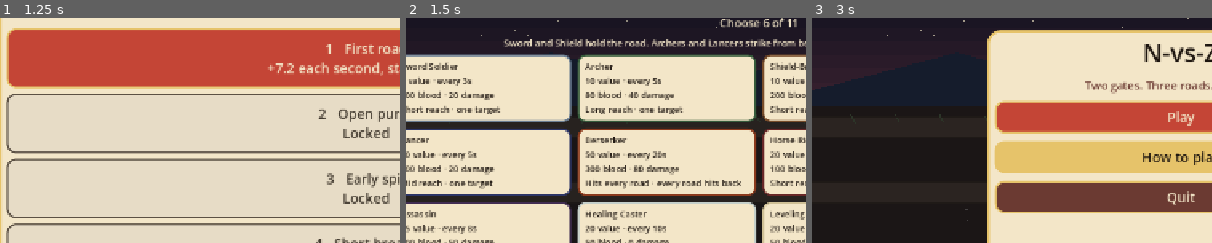
Above: before the commit, frames 1-3 (left to right).
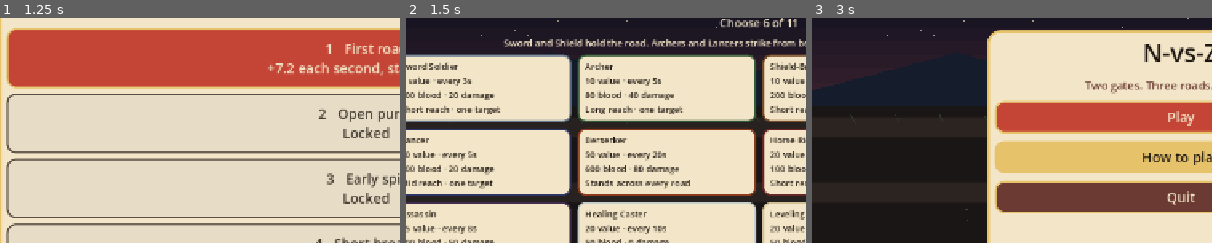
Above: after the commit, the same moments.

Repository: thomakhy025-code/n-vs-z
Game: Godot game, scene res://scenes/main.tscn
The game is run twice, just before and just after one commit, with the same random seed, the same clock (stepped at 60 frames per second) and the same inputs.
Inputs:
- Up to frame 1 (1.25 s): click "Play" at 0.5 s
- Up to frame 2 (1.5 s): click "1 First road +7.2 each second…" at 1.25 s
- Up to frame 3 (3 s): click "Back" at 2 s; click "Back" at 2.75 s
The pictures show only the part of the screen within x 4-54%, y 10-60%; the shares and areas given below are measured in that part.

Frame 1 is identical in both runs. In frame 2, 0.7% of the frame differs, in the area x 44-84%, y 65-76%; in frame 3, nothing differs.

Commit message:
Make the berserker stand across all three roads and double its blood.
Co-authored-by: Cursor <cursoragent@cursor.com>

Diff:
--- a/scripts/battle.gd
+++ b/scripts/battle.gd
@@ -499,6 +499,8 @@
 		road = lane_tick % maxi(lane_ys.size(), 1)
 		lane_tick += 1
 	road = clampi(road, 0, maxi(lane_ys.size() - 1, 0))
+	if str(entry.get("id", "")) == "berserker":
+		road = lane_ys.size() / 2
 	unit.lane = road
 	var y := lane_y(road)
 	unit.position = Vector2(player_front + 20.0, y) if side == 0 else Vector2(enemy_front - 20.0, y)
--- a/scripts/battle_unit.gd
+++ b/scripts/battle_unit.gd
@@ -2,6 +2,9 @@
 
 const Buff = preload("res://scripts/level_buff.gd")
 const Painter = preload("res://scripts/painter.gd")
+
+const BERSERK_TOP := -22.0
+const BERSERK_BOTTOM := 20.0
 
 var data: Dictionary = {}
 var look: Dictionary = {}
@@ -116,7 +119,10 @@
 		_support(delta)
 	else:
 		_fight(delta)
-	z_index = int(position.y)
+	if _is_berserker() and battle.lane_ys.size() > 0:
+		z_index = int(battle.lane_ys[battle.lane_ys.size() - 1]) + 24
+	else:
+		z_index = int(position.y)
 	queue_redraw()
 
 
@@ -354,25 +360,56 @@
 	return {"phase": phase, "t": t, "clock": bob_time, "flash": flash}
 
 
+func _road_span() -> float:
+	if battle == null or battle.lane_ys.size() < 2:
+		return 0.0
+	return float(battle.lane_ys[battle.lane_ys.size() - 1]) - float(battle.lane_ys[0])
+
+
+func _body_scale() -> float:
+	var sc := float(data.get("scale", 1.2))
+	if not _is_berserker():
+		return sc
+	var span := _road_span()
+	if span <= 1.0:
+		return sc
+	return span / (BERSERK_BOTTOM - BERSERK_TOP)
+
+
+func _body_shift(sc: float) -> float:
+	if not _is_berserker():
+		return 0.0
+	return -0.5 * (BERSERK_TOP + BERSERK_BOTTOM) * sc
+
+
 func _draw() -> void:
-	var sc: float = float(data.get("scale", 1.2))
+	var sc := _body_scale()
+	var shift := _body_shift(sc)
 	var bob := 0.0
 	if moving and alive and debut <= 0.0:
 		bob = sin(bob_time * 8.0) * 1.5
-	draw_set_transform(Vector2(0, bob), 0, Vector2(facing * sc, sc))
+	draw_set_transform(Vector2(0, bob + shift), 0, Vector2(facing * sc, sc))
 	Painter.paint_local(self, look, _pose())
 	draw_set_transform(Vector2.ZERO, 0, Vector2.ONE)
 	if debut > 0.0 and alive:
 		var ring := clampf(debut / 0.46, 0.0, 1.0)
-		draw_arc(Vector2(0, 10), 16.0 + (1.0 - ring) * 14.0, 0, TAU, 24, Color(1, 0.9, 0.62, ring), 2.2)
+		var radius := 16.0 + (1.0 - ring) * 14.0
+		var at := Vector2(0, 10)
+		if _is_berserker():
+			radius = _road_span() * 0.48
+			at = Vector2.ZERO
+		draw_arc(at, radius, 0, TAU, 24, Color(1, 0.9, 0.62, ring), 2.2)
 	if not alive:
 		return
 	var ratio := clampf(hp / maxf(1.0, max_hp), 0.0, 1.0)
 	var bar_y := -58.0 * sc
+	if _is_berserker():
+		bar_y = shift + BERSERK_TOP * sc - 14.0
 	var bar_w := 36.0 * sc
-	draw_rect(Rect2(-bar_w * 0.5, bar_y, bar_w, 5), Color(0, 0, 0, 0.65))
+	var bar_h := 8.0 if _is_berserker() else 5.0
+	draw_rect(Rect2(-bar_w * 0.5, bar_y, bar_w, bar_h), Color(0, 0, 0, 0.65))
 	var fill := Color("7dce6a") if ratio > 0.35 else Color("e24b3b")
-	draw_rect(Rect2(-bar_w * 0.5, bar_y, bar_w * ratio, 5), fill)
+	draw_rect(Rect2(-bar_w * 0.5, bar_y, bar_w * ratio, bar_h), fill)
 	if role == "assassin" and not data.get("blink_used", false):
 		draw_circle(Vector2(-bar_w * 0.5 - 6.0, bar_y + 2.0), 3.2, Color("c084fc"))
 	if level_stacks > 0:
--- a/scripts/main.gd
+++ b/scripts/main.gd
@@ -13,7 +13,7 @@
 
 Choose 6 of the 11 soldiers. Value builds by itself. The buttons at the bottom left spend it. Each soldier has a cost and a call time before that soldier can be called again.
 
-There are three roads. Soldiers only march forward on the road where you called them, and they fight only that road. The Berserker hits every road at once, and enemies on  …(240 unchanged characters)…
+There are three roads. Soldiers only march forward on the road where you called them, and they fight only that road. The Berserker stands across all three roads, hits every road at once, and enemies on  …(240 unchanged characters)…
 
 If a runner slips past the line, you are the one who runs back. If your gate breaks, you lose. Break the cursed gate to win.
 
@@ -368,7 +368,7 @@
 			return "Long reach · one target"
 		"aoe":
 			if str(entry["id"]) == "berserker":
-				return "Hits every road · every road hits back"
+				return "Stands across every road"
 			return "Short blast · hits everyone there"
 		"suicide":
 			return "Rushes, then blasts short range"
--- a/scripts/unit_catalog.gd
+++ b/scripts/unit_catalog.gd
@@ -18,7 +18,7 @@
 		_u("shield", "Shield-Bearer", "Shield", 10, 5.0, 200, 15, 1.0, SHORT, SHORT, "melee", 56, 1.25, "A thick gate of armor. 200 blood, 15 damage, short reach, one target."),
 		_u("saber", "Saber", "Saber", 25, 10.0, 150, 50, 1.0, SHORT, SHORT, "melee", 72, 1.22, "Slow to call. Cuts one enemy for 50 every second."),
 		_u("lancer", "Lancer", "Lancer", 20, 5.0, 100, 20, 1.0, SHORT, MID, "melee", 74, 1.2, "The spear reaches mid range and hits one enemy for 20 every second."),
-		_u("berserker", "Berserker", "Berserk", 50, 20.0, 300, 80, 3.0, MID, SHORT, "aoe", 62, 1.48, "Rushes in from mid distance. Every 3 seconds, every enemy in short range on every road takes 80. Enemies on every road can strike back."),
+		_u("berserker", "Berserker", "Berserk", 50, 20.0, 600, 80, 3.0, MID, SHORT, "aoe", 62, 1.48, "Rushes in from mid distance and stands across all three roads. Every 3 seconds, every enemy in short range on every road takes 80. Enemies on every road can strike back."),
 		_u("horse", "Horse Rider", "Rider", 20, 10.0, 100, 30, 1.0, SHORT, SHORT, "melee", 128, 1.35, "Fast. Hits one enemy for 30 every second."),
 		_u("suicide", "Suicide Squad", "Bomb", 20, 10.0, 40, 100, 1.0, MID, SHORT, "suicide", 108, 1.15, "Rushes from mid distance. The blast hits everyone in short range for 100, and 40 of that blood is their own."),
 		_u("assassin", "Assassin", "Assassin", 15, 8.0, 100, 50, 1.0, SHORT, SHORT, "assassin", 116, 1.12, "The first time an enemy could hit her, she blinks behind that enemy. The trick happens once. Then she cuts for 50."),
Not shown, changed: docs/index.pck
